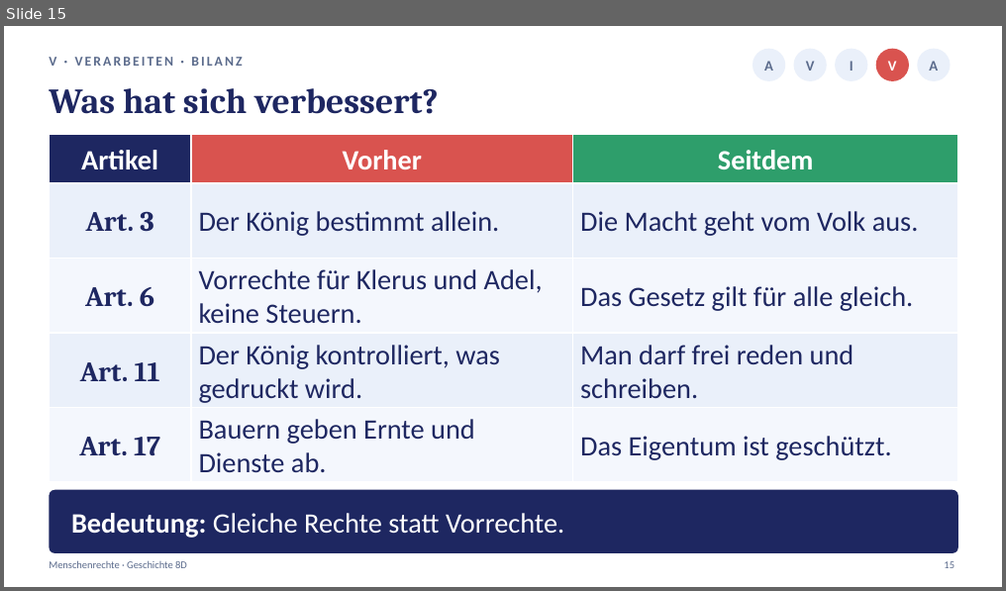
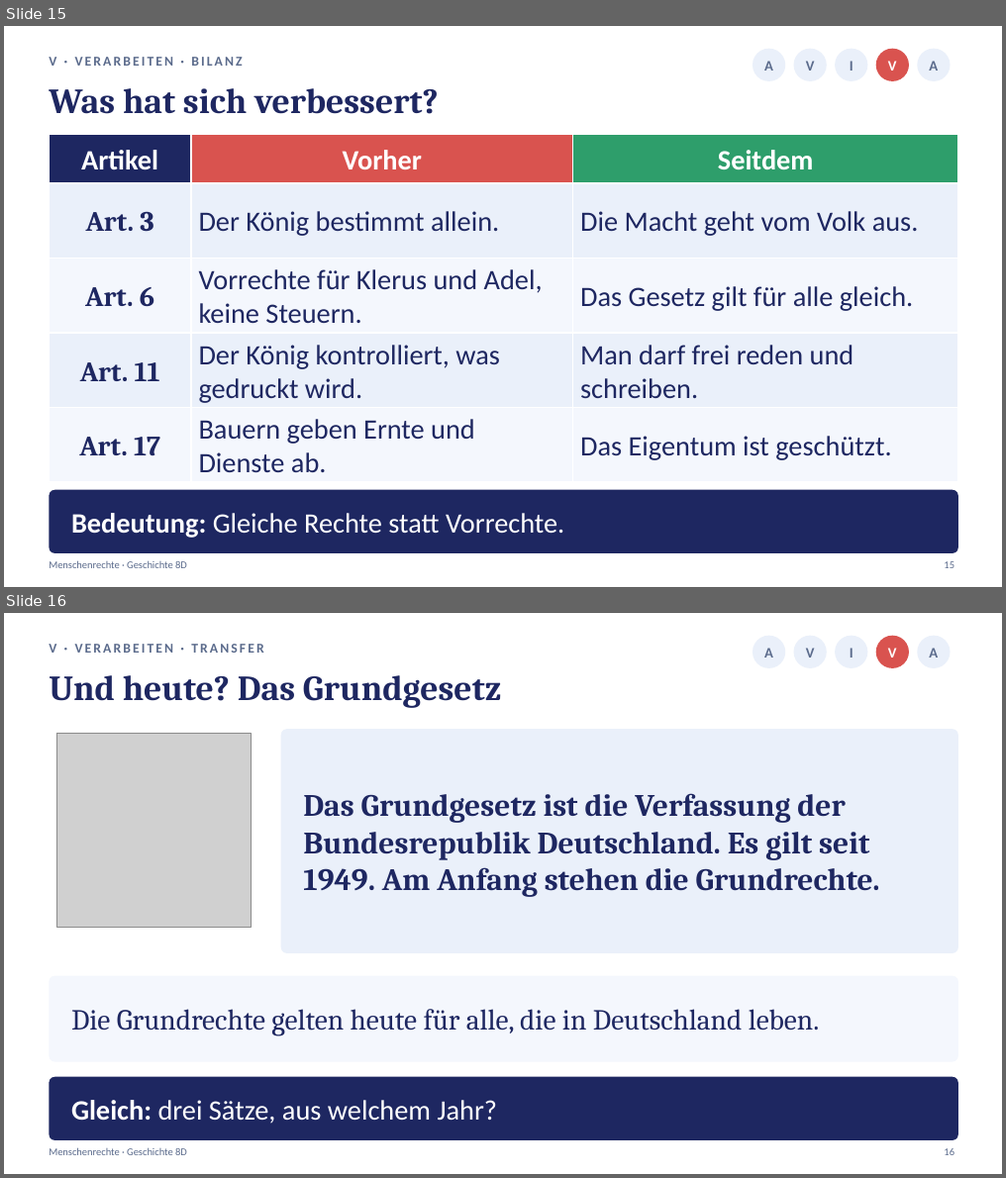
Before and after one commit to golzkonstantin-gif/Schule, a slide deck: Geschichte_8D/Stunde4_Menschenrechte/Praesentation_Stunde4_Menschenrechte_8D.pptx. Shown one above the other, each under a label of ours: slide 15 before the commit, slides 15 and 16 after it. The pictures are 1006x591 and 1006x1178 pixels, drawn with LibreOffice and Linux fonts; fonts in the diff are those of the drawing; grey boxes stand for pictures. Boxes give left, top, right and bottom in pixels: in the first picture for what was removed or moved away, otherwise in the second. Text is boxed around its words. In the diff, an @@ line names an element or a change of style, - is before the commit and + after.

```diff
--- a/Geschichte_8D/Stunde4_Menschenrechte/Praesentation_Stunde4_Menschenrechte_8D.pptx
+++ b/Geschichte_8D/Stunde4_Menschenrechte/Praesentation_Stunde4_Menschenrechte_8D.pptx
@@ slide 16 added at box(4, 613, 1002, 1174), background #FFFFFF @@
@@ ellipse added at box(752, 636, 785, 668), fill #EAF0FA @@
@@ ellipse added at box(794, 636, 827, 668), fill #EAF0FA @@
@@ ellipse added at box(835, 636, 868, 668), fill #EAF0FA @@
@@ ellipse added at box(876, 636, 909, 668), fill #D9534F @@
@@ ellipse added at box(918, 636, 950, 668), fill #EAF0FA @@
@@ text added at box(49, 644, 263, 653), 13 pt, text #5B6B8C, bold @@
+V · VERARBEITEN · TRANSFER
@@ text added at box(764, 648, 773, 658), 14 pt, text #5B6B8C, bold @@
+A
@@ text added at box(806, 648, 815, 658), 14 pt, text #5B6B8C, bold @@
+V
@@ text added at box(849, 648, 853, 658), 14 pt, text #5B6B8C, bold @@
+I
@@ text added at box(888, 648, 897, 658), 14 pt, text #FFFFFF, bold @@
+V
@@ text added at box(929, 648, 938, 658), 14 pt, text #5B6B8C, bold @@
+A
@@ text added at box(49, 675, 501, 708), 34 pt, text #1E2761, bold @@
+Und heute? Das Grundgesetz
@@ rounded rectangle added at box(281, 729, 958, 954), fill #EAF0FA @@
@@ picture added at box(56, 733, 252, 928) @@
@@ text added at box(303, 793, 880, 897), 30 pt, text #1E2761, bold @@
+Das Grundgesetz ist die Verfassung der Bundesrepublik Deutschland. Es gilt seit 1949. Am Anfang stehen die Grundrechte.
@@ rounded rectangle added at box(49, 976, 958, 1062), fill #F4F7FD @@
@@ text added at box(71, 1009, 820, 1037), 28 pt, text #1E2761 @@
+Die Grundrechte gelten heute für alle, die in Deutschland leben.
@@ rounded rectangle added at box(49, 1077, 958, 1141), fill #1E2761 @@
@@ text added at box(71, 1100, 498, 1124), 27 pt, text #FFFFFF @@
+Gleich: drei Sätze, aus welchem Jahr?
@@ text added at box(49, 1148, 187, 1156), 10 pt, text #5B6B8C @@
+Menschenrechte · Geschichte 8D
@@ text added at box(944, 1149, 954, 1156), 10 pt, text #5B6B8C @@
+16
```
Also in this commit, not shown: 6 slides changed, 2 other slides added, 2 slides removed, 18 other files.
